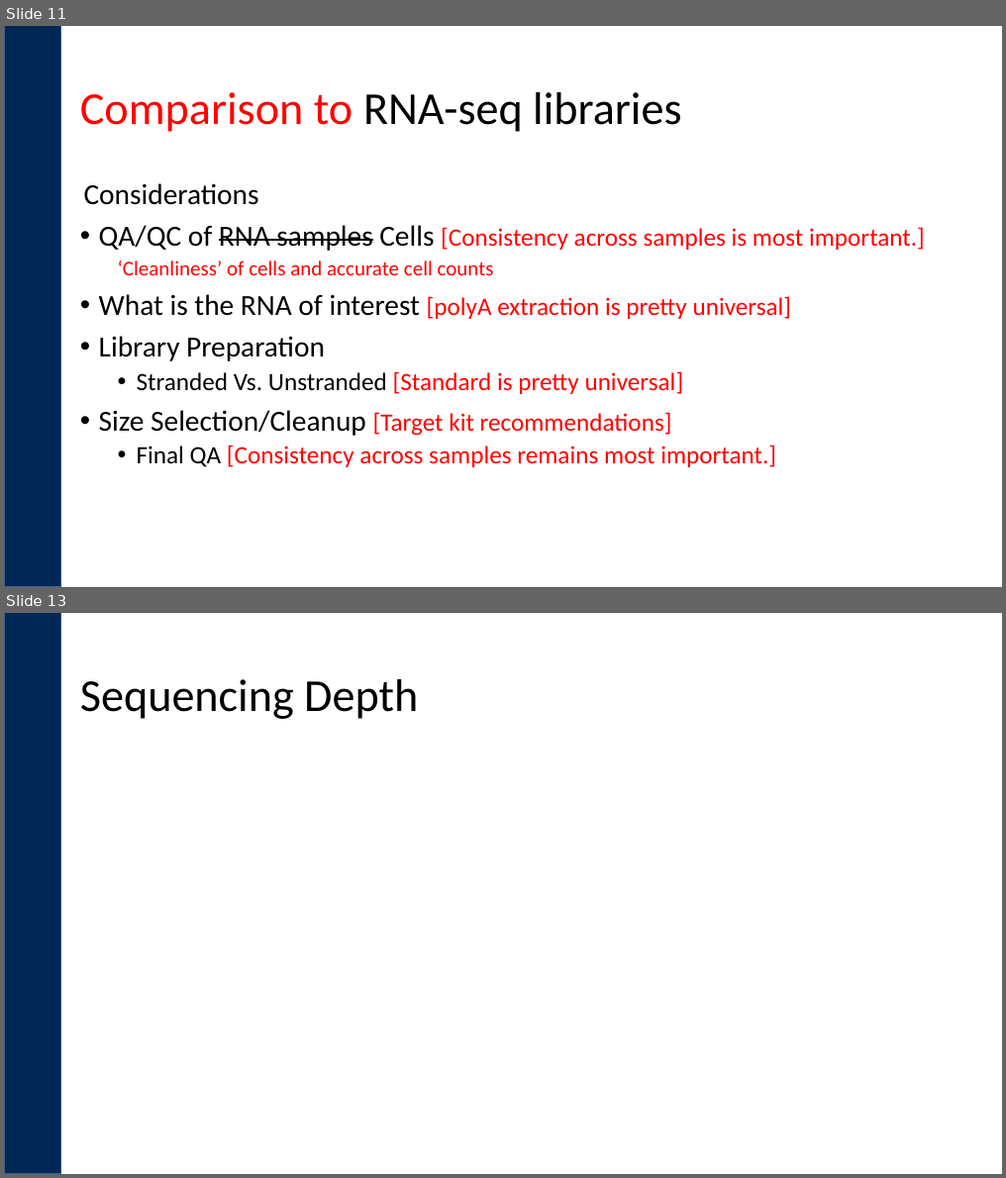
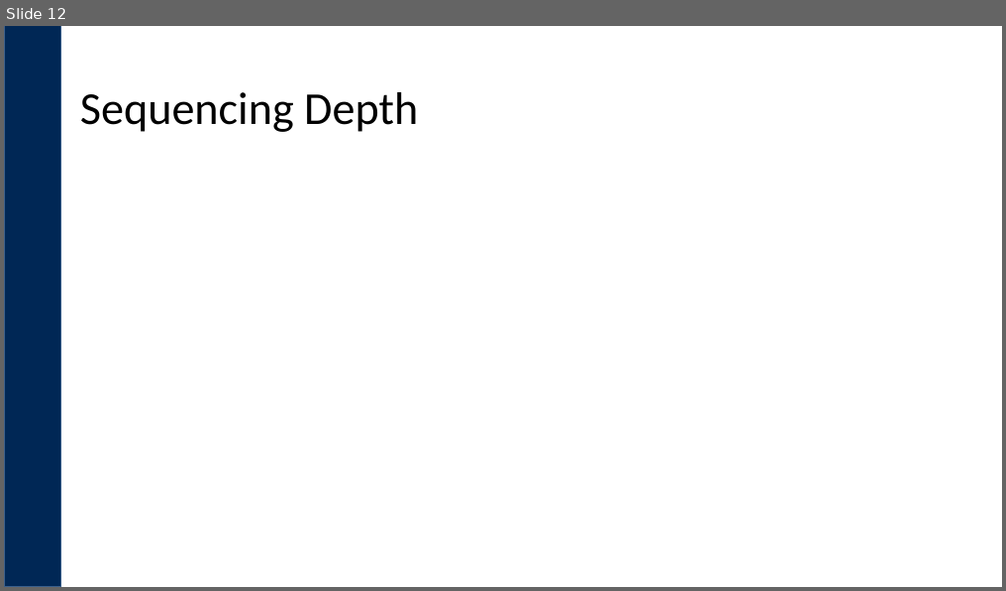
Before and after one commit to ucdavis-bioinformatics-training/ucdavis-bioinformatics-training.presentations, a slide deck: singlecell/singlecellRNAseq-expDesign.pptx. Shown one above the other, each under a label of ours: slides 11 and 13 before the commit, slide 12 after it; the slides between them are not shown. The pictures are 1006x1178 and 1006x591 pixels, drawn with LibreOffice and Linux fonts; fonts in the diff are those of the drawing; grey boxes stand for pictures; background and template pictures are left out. Boxes give left, top, right and bottom in pixels: in the first picture for what was removed or moved away, otherwise in the second. Text is boxed around its words. In the diff, an @@ line names an element or a change of style, - is before the commit and + after.

```diff
--- a/singlecell/singlecellRNAseq-expDesign.pptx
+++ b/singlecell/singlecellRNAseq-expDesign.pptx
@@ slide 11 removed at [4, 26, 1002, 587], background #FFFFFF; not listed: 1 template element that a slide beside it also shows @@
@@ title removed at [80, 92, 681, 132] @@
-Comparison to RNA-seq libraries
@@ text removed at [84, 183, 925, 468] @@
-Considerations
-• QA/QC of RNA samples Cells [Consistency across samples is most important.]
-  ‘Cleanliness’ of cells and accurate cell counts
-• What is the RNA of interest [polyA extraction is pretty universal]
-• Library Preparation
-  • Stranded Vs. Unstranded [Standard is pretty universal]
-• Size Selection/Cleanup [Target kit recommendations]
-  • Final QA [Consistency across samples remains most important.]
@@ what was slide 13 is now slide 12 @@
```
Also in this commit, not shown: 6 slides changed, 1 other slide removed, 4 other files.
